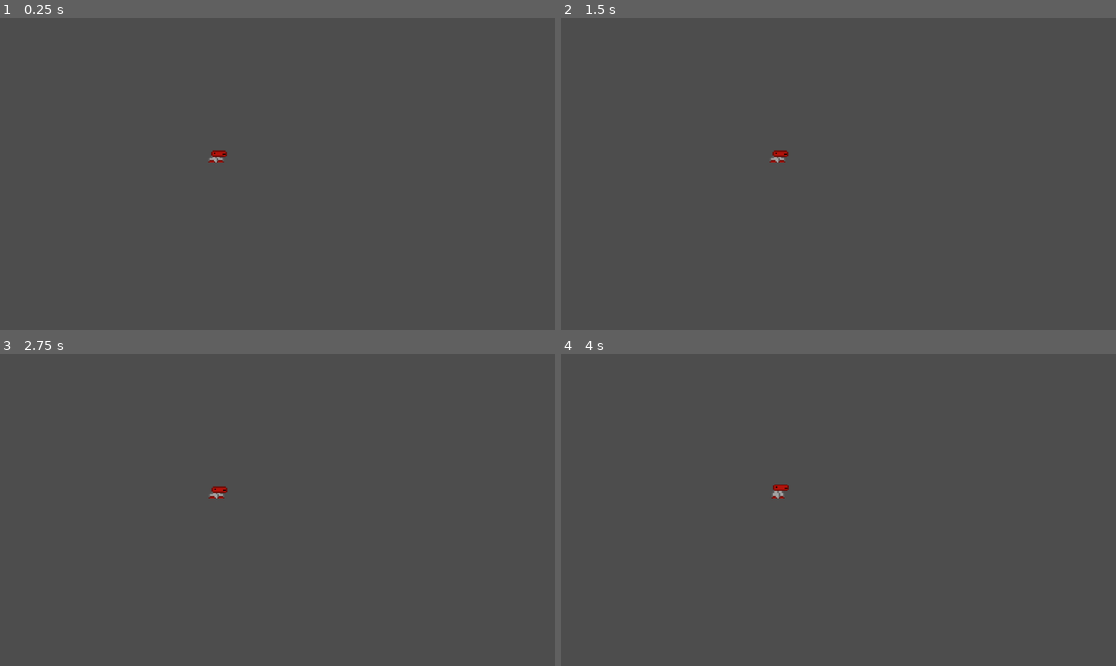
Above: before the commit, frames 1-4 (two rows, left to right).
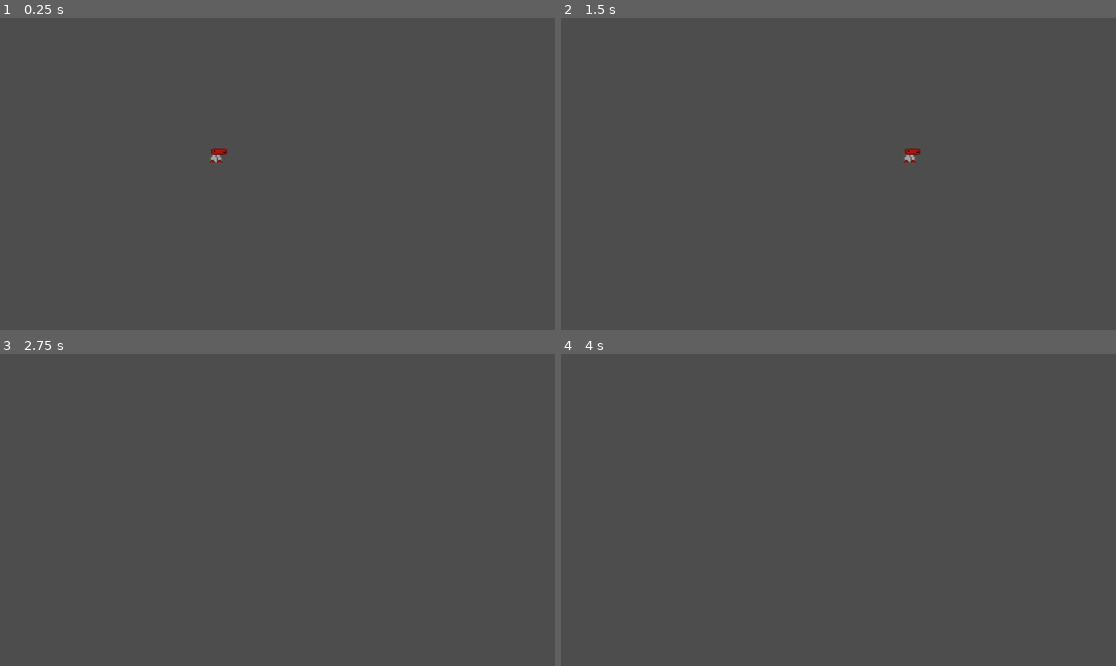
Above: after the commit, the same moments.

Repository: HashirShazad/Project_R
Game: Godot game, scene res://Main.tscn
Two runs of this game, one before a commit and one after it. Both use one fixed random seed, a clock stepped at 60 frames per second and the inputs below.
Inputs:
- Up to frame 1 (0.25 s): no input
- Up to frame 2 (1.5 s): tap Enter (ui_accept) at 0.5, 0.77 s; hold Right (ui_right) from 0.53 s (still down)
- Up to frame 3 (2.75 s): tap Enter (ui_accept) at 1.52 s; release Right (ui_right) at 2.03 s; hold Left (ui_left) from 2.03 s (still down)
- Up to frame 4 (4 s): tap Enter (ui_accept) at 2.75, 3.02, 3.5, 3.77 s; release Left (ui_left) at 2.78 s; hold Right (ui_right) from 2.78 s (still down)

The runs differ from the first frame. In frame 1, less than 0.1% of the frame differs, in the area x 37-41%, y 41-47%; in frame 2, 0.2%, in the area x 37-65%, y 41-47%; in frame 3, 0.1%; in frame 4, 0.1%.

Commit message:
Made movement speed faster
Made movement speed faster

Diff:
--- a/Character.tscn
+++ b/Character.tscn
@@ -39,4 +39,4 @@
 sprite_frames = SubResource("SpriteFrames_p301g")
 animation = &"Idle"
 autoplay = "Idle"
-frame_progress = 0.0475797
+frame_progress = 0.880916
--- a/CharacterBody3D_Script.gd
+++ b/CharacterBody3D_Script.gd
@@ -1,7 +1,7 @@
 extends CharacterBody2D
 
 
-var speed = 1000
+var speed = 10
 var jump_velocity = 4
 var friction = .1
 var g_multiplier = 1.2
@@ -16,13 +16,11 @@
 		sprite.flip_h = 1
 
 	if Input.is_action_pressed("ui_left"):
-		velocity.x -= 1
+		velocity.x -= speed
 	if Input.is_action_pressed("ui_right"):
-		velocity.x += 1
+		velocity.x += speed
 	if Input.is_action_pressed("ui_up"):
-		velocity.y -= 1
+		velocity.y -= speed
 	if Input.is_action_pressed("ui_down"):
-		velocity.y += 1
-
-	velocity = velocity.normalized()
+		velocity.y += speed
 	move_and_slide()
